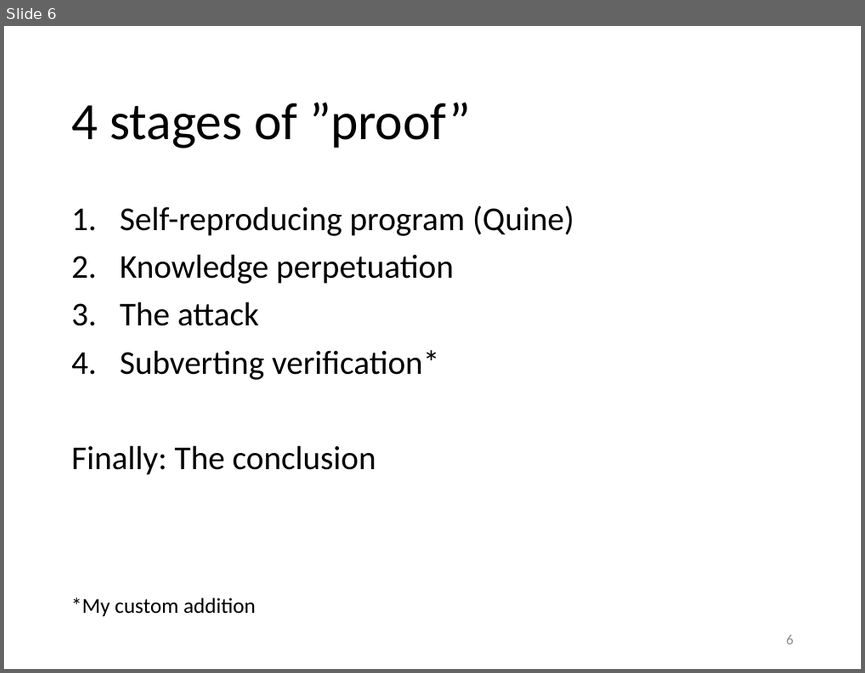
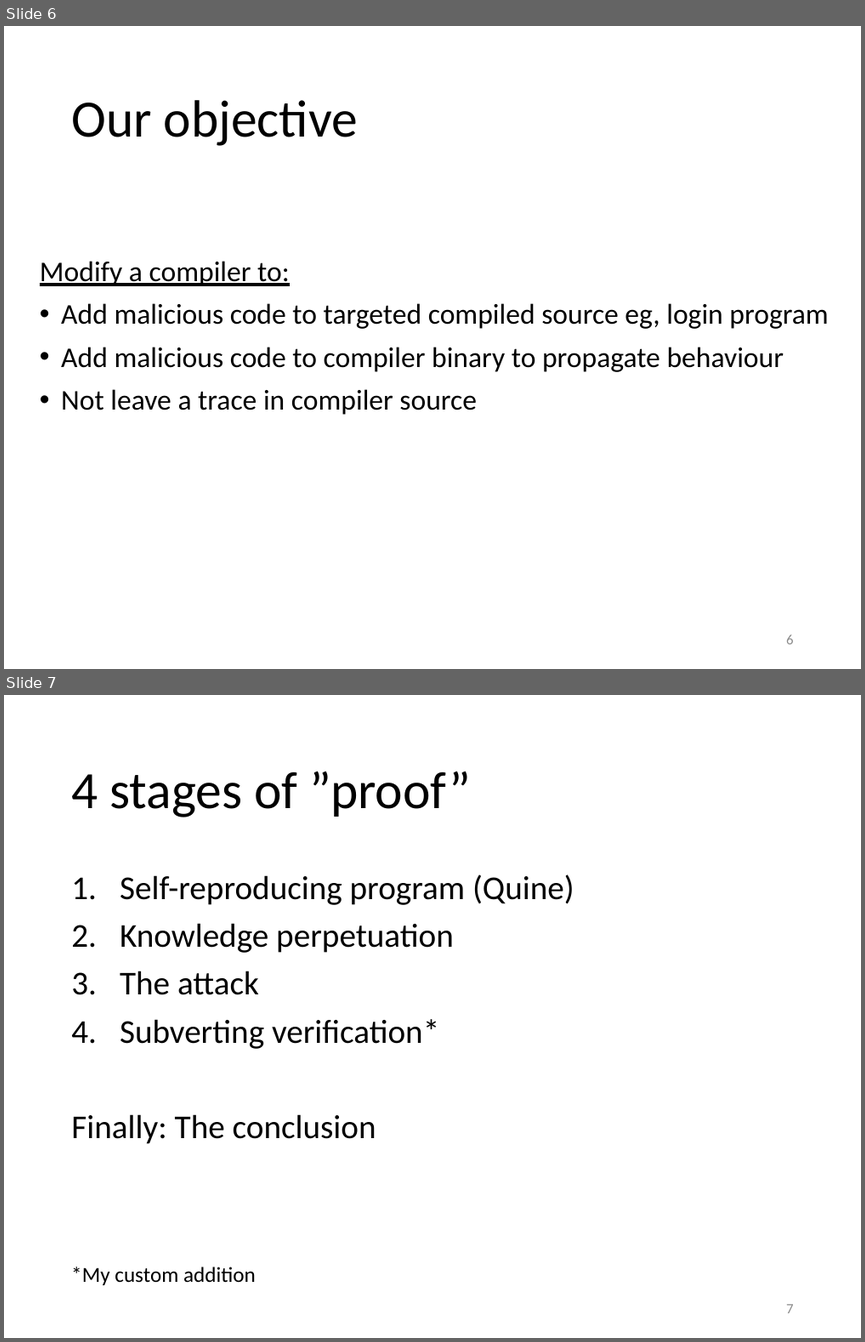
Before and after one commit to yeokm1/reflections-on-trusting-trust, a slide deck: reflections-on-trusting-trust-slides.pptx. Shown one above the other, each under a label of ours: slide 6 before the commit, slides 6 and 7 after it. The pictures are 865x673 and 865x1342 pixels, drawn with LibreOffice and Linux fonts; fonts in the diff are those of the drawing. Boxes give left, top, right and bottom in pixels: in the first picture for what was removed or moved away, otherwise in the second. Text is boxed around its words. In the diff, an @@ line names an element or a change of style, - is before the commit and + after.

Commit message:
add objective slide

```diff
--- a/reflections-on-trusting-trust-slides.pptx
+++ b/reflections-on-trusting-trust-slides.pptx
@@ slide 6 added at (x1=4, y1=26, x2=861, y2=669), background #FFFFFF @@
@@ title added at (x1=71, y1=100, x2=358, y2=146), 44 pt, text #000000 @@
+Our objective
@@ text added at (x1=40, y1=261, x2=828, y2=414), 24 pt, text #000000 @@
+Modify a compiler to:
+• Add malicious code to targeted compiled source eg, login program
+• Add malicious code to compiler binary to propagate behaviour
+• Not leave a trace in compiler source
@@ page number added at (x1=786, y1=635, x2=793, y2=644), 12 pt, text #8C8C8C @@
+6
@@ what was slide 6 is now slide 7 @@
@@ page number at (x1=786, y1=1304, x2=793, y2=1313): text changed @@
-6
+7
```
Also in this commit, not shown: 1 other file.
